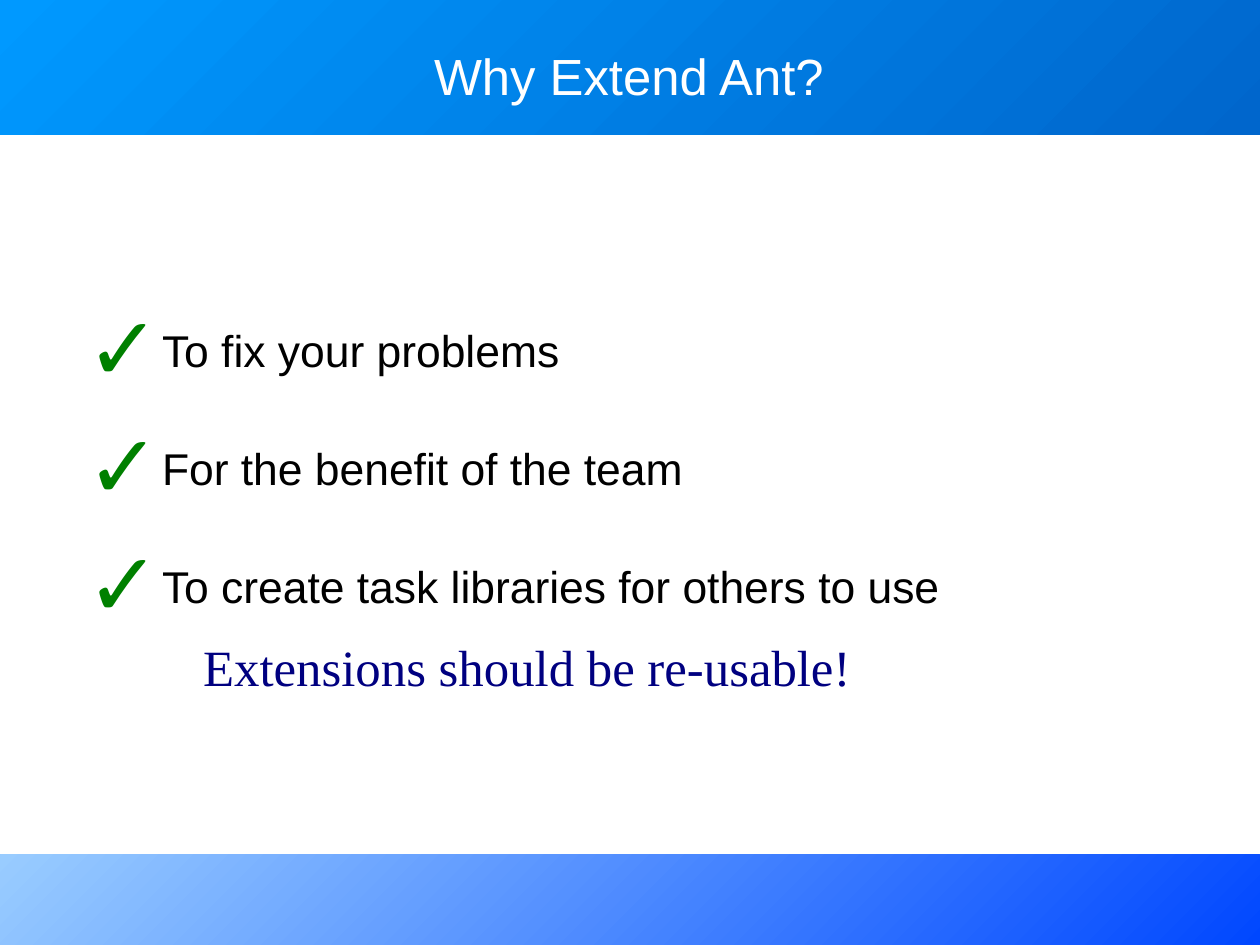
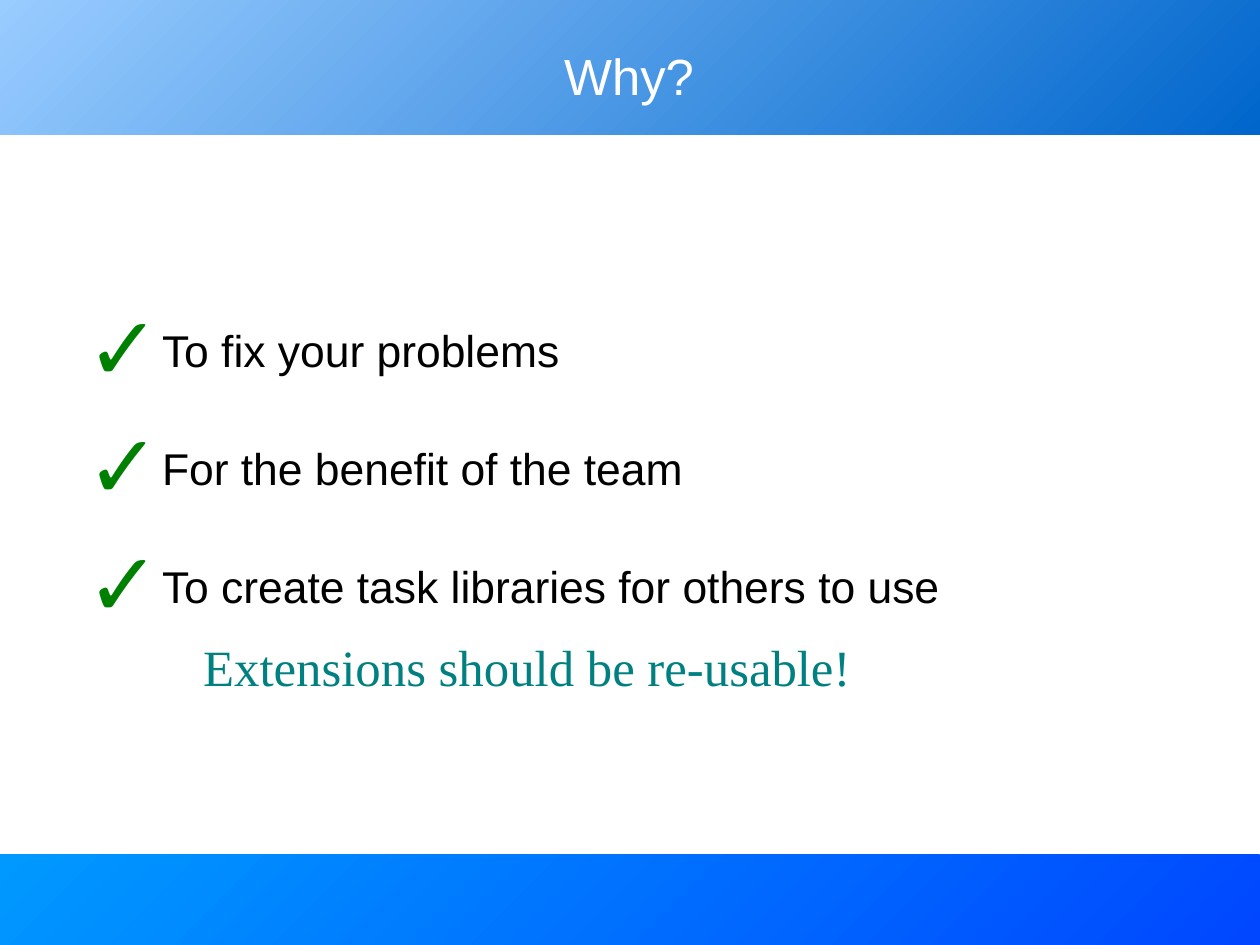
Before and after one commit to BeatrizTercero/repoSvnAnt, a slide deck: slide 4 of core/trunk/docs/slides/extending_ant.odp. Drawn at 1260x945 pixels with LibreOffice and Linux fonts; fonts in the diff are those of the drawing. Boxes give left, top, right and bottom in pixels: in the first picture for what was removed or moved away, otherwise in the second. Text is boxed around its words. In the diff, an @@ line names an element or a change of style, - is before the commit and + after.

```diff
--- a/core/trunk/docs/slides/extending_ant.odp
+++ b/core/trunk/docs/slides/extending_ant.odp
@@ rectangle at [0, 0, 1260, 135]: fill gradient #0066CC to #0099FF to gradient #0066CC to #99CCFF @@
@@ title at [564, 58, 694, 106]: text changed @@
-Why Extend Ant?
+Why?
@@ text "Extensions should be re-usable!" at [203, 650, 850, 687]: text colour #000080 to #008080 @@
@@ rectangle at [0, 855, 1260, 945]: fill gradient #0047FF to #99CCFF to gradient #0047FF to #0099FF @@
```
Also in this commit, not shown: 23 other slides changed, 6 slides added, 1 slide removed.
